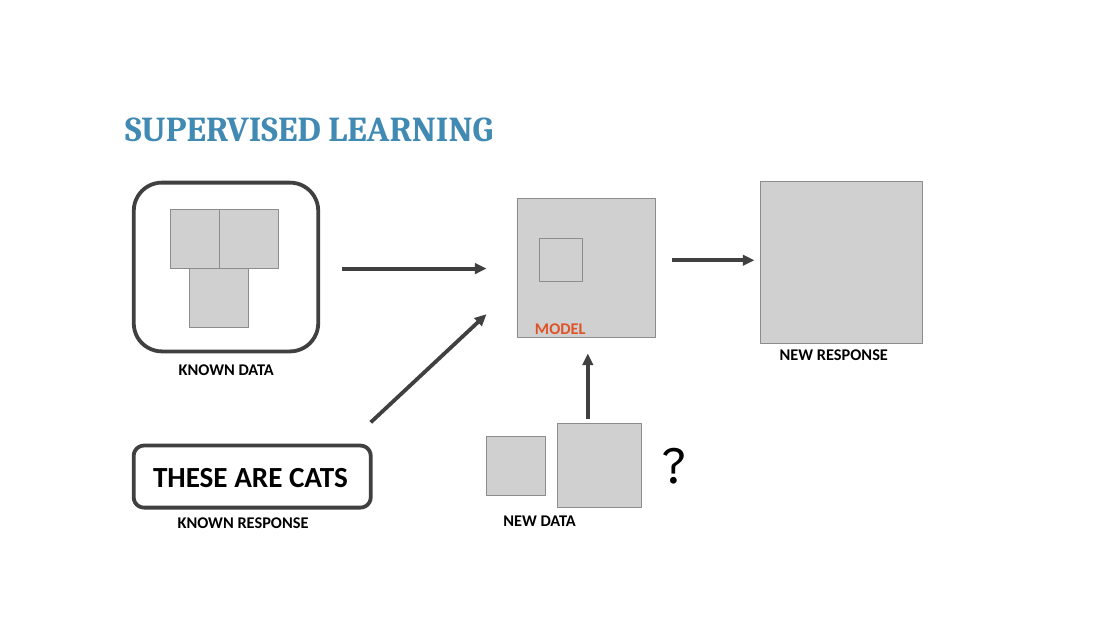
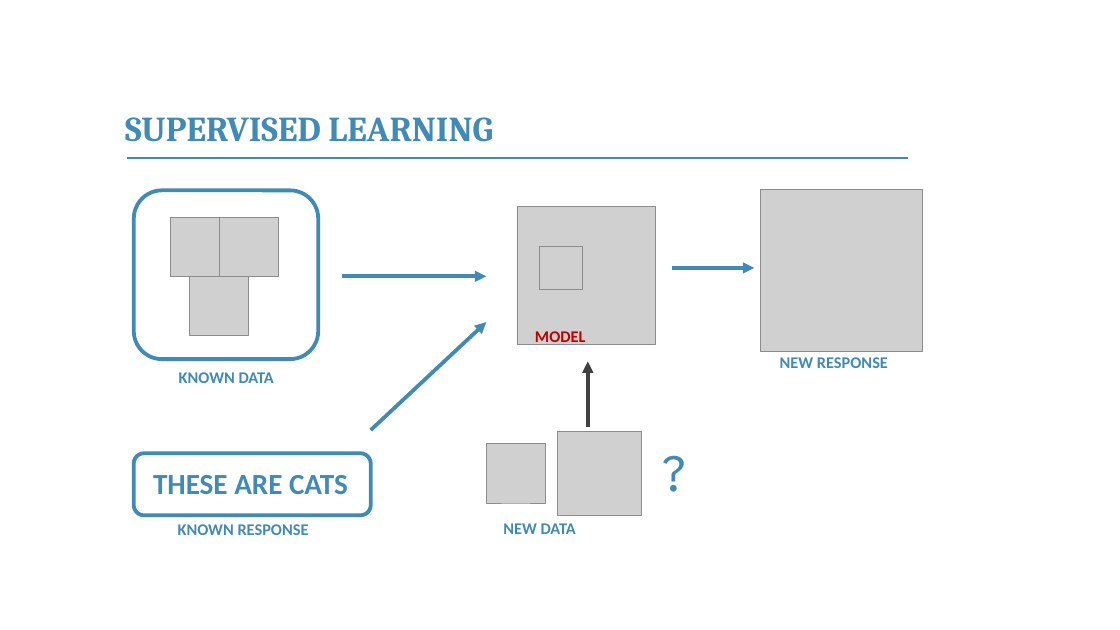
Before and after one commit to franckalbinet/itu-eaco-zanzibar-12-2018, a slide deck: slide 23 of presentations/session-4-intro-to-ai.pptx. Drawn at 1120x630 pixels with LibreOffice and Linux fonts; fonts in the diff are those of the drawing; grey boxes stand for pictures; background and template pictures are left out. Boxes give left, top, right and bottom in pixels: in the first picture for what was removed or moved away, otherwise in the second. Text is boxed around its words. In the diff, an @@ line names an element or a change of style, - is before the commit and + after.

```diff
--- a/presentations/session-4-intro-to-ai.pptx
+++ b/presentations/session-4-intro-to-ai.pptx
@@ line added from (127, 158) to (908, 158), #418AB3 1 pt @@
@@ rounded rectangle at (x1=134, y1=191, x2=318, y2=360): outline #404040 3.25 pt to #418AB3 3.25 pt @@
@@ arrow (672, 268) - (755, 268): stroke #404040 3.25 pt to #418AB3 3.25 pt @@
@@ 2 texts, 2 arrows, 2 pictures moved together from (x1=190, y1=239, x2=711, y2=526) to (x1=190, y1=246, x2=711, y2=534) @@
@@ arrow (342, 276) - (486, 276): stroke #404040 3.25 pt to #418AB3 3.25 pt @@
@@ arrow (371, 430) - (486, 322): stroke #404040 3.25 pt to #418AB3 3.25 pt @@
@@ text "MODEL" at (x1=535, y1=331, x2=586, y2=347): text colour #DF5327 to #C00000 @@
@@ text colour #000000 to #418AB3 in 6 elements at (x1=179, y1=372, x2=274, y2=383), (x1=503, y1=523, x2=576, y2=534), (x1=153, y1=475, x2=348, y2=494), (x1=178, y1=524, x2=309, y2=535), (x1=780, y1=357, x2=888, y2=368), (x1=655, y1=434, x2=711, y2=507) @@
@@ 6 pictures, 5 texts, 2 arrows, 2 rounded rectangles moved together from (x1=134, y1=181, x2=923, y2=528) to (x1=134, y1=189, x2=923, y2=535) @@
@@ rounded rectangle at (x1=134, y1=454, x2=371, y2=516): outline #404040 3.25 pt to #418AB3 3.25 pt @@
```
Also in this commit, not shown: 26 other slides changed, 8 slides added, 2 slides removed, 2 other files.
